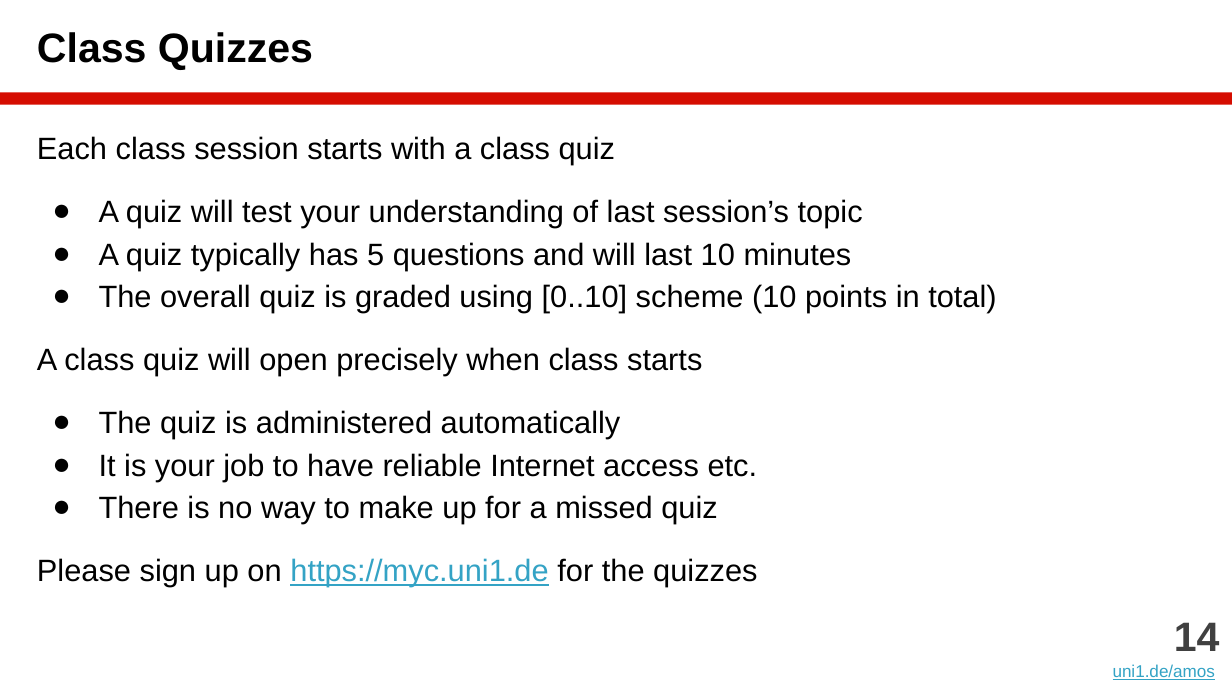
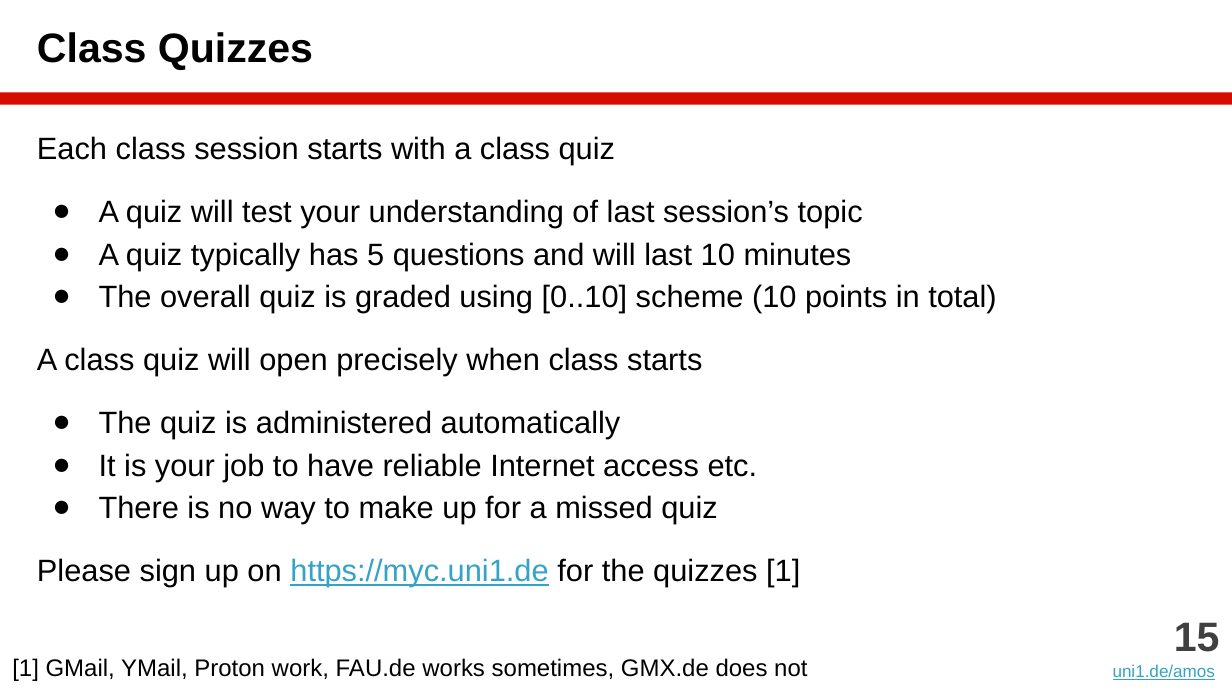
Before and after one commit to dirkriehle/amos-course, a slide deck: slide 15 of Lecture slides/AMOS A01 - Introduction.pptx (slide 14 before the commit). Drawn at 1232x693 pixels with LibreOffice and Linux fonts; fonts in the diff are those of the drawing. Boxes give left, top, right and bottom in pixels: in the first picture for what was removed or moved away, otherwise in the second. Text is boxed around its words. In the diff, an @@ line names an element or a change of style, - is before the commit and + after.

```diff
--- a/Lecture slides/AMOS A01 - Introduction.pptx
+++ b/Lecture slides/AMOS A01 - Introduction.pptx
@@ text at box(37, 558, 800, 587): text changed @@
-Please sign up on https://myc.uni1.de for the quizzes
+Please sign up on https://myc.uni1.de for the quizzes [1]
@@ text at box(1174, 622, 1220, 652): text changed @@
-14
+15
@@ text added at box(12, 658, 807, 681), 14 pt, text #000000 @@
+[1] GMail, YMail, Proton work, FAU.de works sometimes, GMX.de does not
```
Also in this commit, not shown: 12 other slides changed, 1 slide added, 3 other files.
